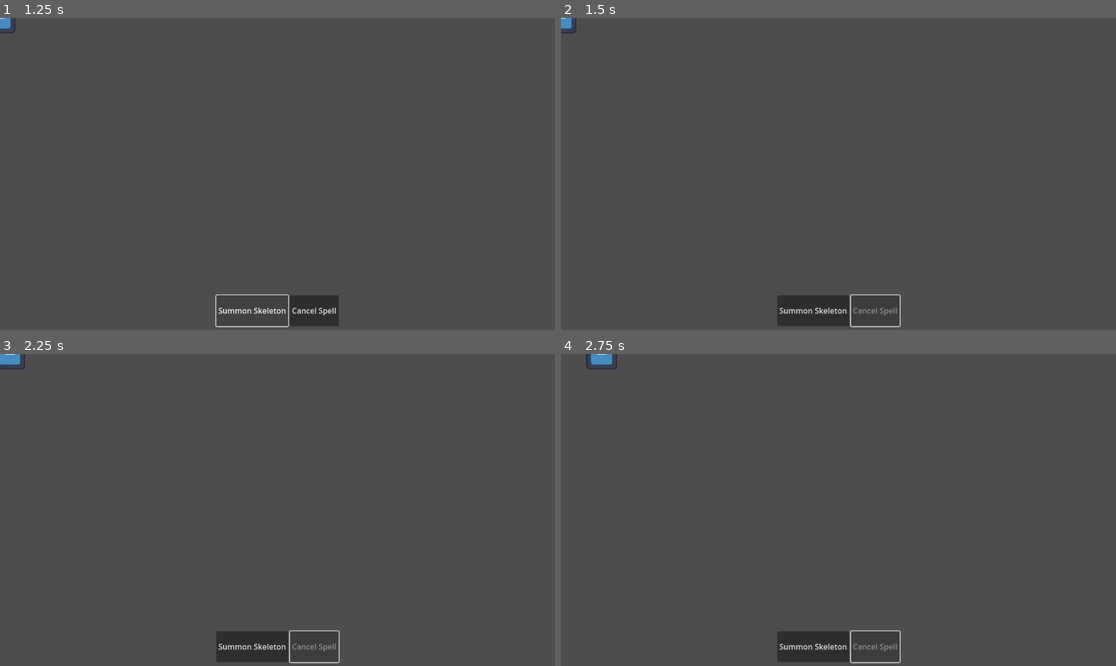
Above: before the commit, frames 1-4 (two rows, left to right).
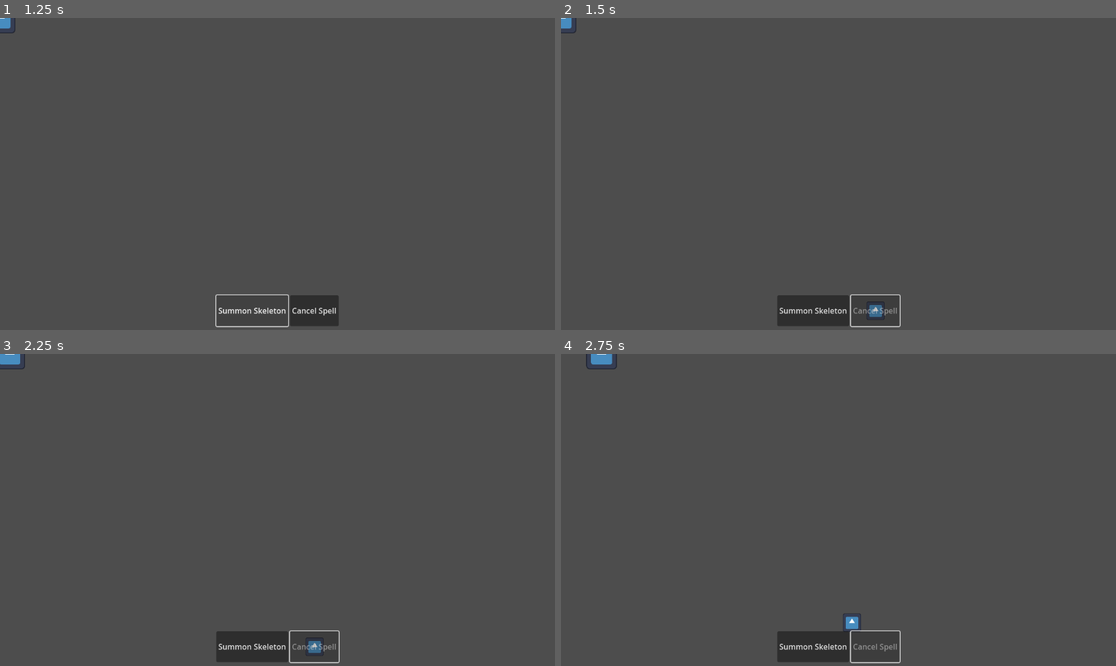
Above: after the commit, the same moments.

Repository: Creamsicle42/GMTK-2023
Game: Godot game, scene res://scenes/main.tscn
The game is run twice, just before and just after one commit, with the same random seed, the same clock (stepped at 60 frames per second) and the same inputs. The engine's default icon, where the game draws it, is replaced by a stand-in: a white triangle on a blue panel in a dark square.
Inputs (mouse positions are in pixels of both pictures, inside the frame that each line leads up to):
- Up to frame 1 (1.25 s): click "Summon Skeleton" at 0.5 s
- Up to frame 2 (1.5 s): click "Cancel Spell" at 1.25 s
- Up to frame 3 (2.25 s): move the mouse to (399, 494) at 2.02 s; hold D (move_right) from 2.03 s (still down); click (399, 494) at 2.17 s
- Up to frame 4 (2.75 s): keep holding D (move_right)

Frame 1 is identical in both runs. In frame 2, 0.1% of the frame differs, in the area x 55-59%, y 90-97%; in frame 3, 0.1%; in frame 4, 0.1%, in the area x 50-55%, y 83-90%.

Commit message:
Setup skeleton summoning

Diff:
--- a/scenes/game/characters/gen/ulility_system/gen_utilities/walk_toarwds_attrator_utility.gd
+++ b/scenes/game/characters/gen/ulility_system/gen_utilities/walk_toarwds_attrator_utility.gd
@@ -27,7 +27,7 @@
 	var owner_body = owner as CharacterBody2D
 
 	if distance_to_closest_attractor() > stop_distance:
-		var move_vec := (owner_pos - targ_pos).normalized()
+		var move_vec := (targ_pos - owner_pos).normalized()
 		owner_body.velocity = move_vec * move_speed
 		owner_body.move_and_slide()
 
--- a/scenes/game/characters/player_minions/skeleton/skeleton.tscn
+++ b/scenes/game/characters/player_minions/skeleton/skeleton.tscn
@@ -12,6 +12,8 @@
 point_count = 2
 
 [node name="Skeleton" type="CharacterBody2D"]
+collision_layer = 0
+motion_mode = 1
 
 [node name="CollisionShape2D" type="CollisionShape2D" parent="."]
 shape = SubResource("CircleShape2D_laqg6")
--- a/scenes/game/spells/summon_skeletons/summon_skeletons_world_instance.gd
+++ b/scenes/game/spells/summon_skeletons/summon_skeletons_world_instance.gd
@@ -3,5 +3,7 @@
 
 
 func attempt_cast() -> void:
-	print_debug("Summoning Skeletons")
+	var skeleton = preload("res://scenes/game/characters/player_minions/skeleton/skeleton.tscn").instantiate()
+	get_parent().add_child(skeleton)
+	skeleton.global_position = global_position
 	queue_free()
